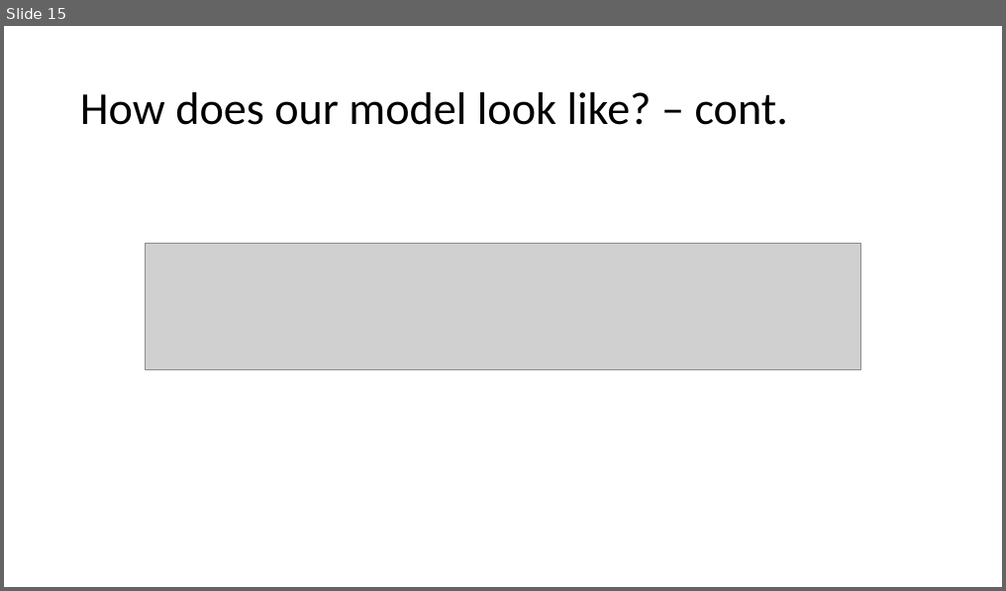
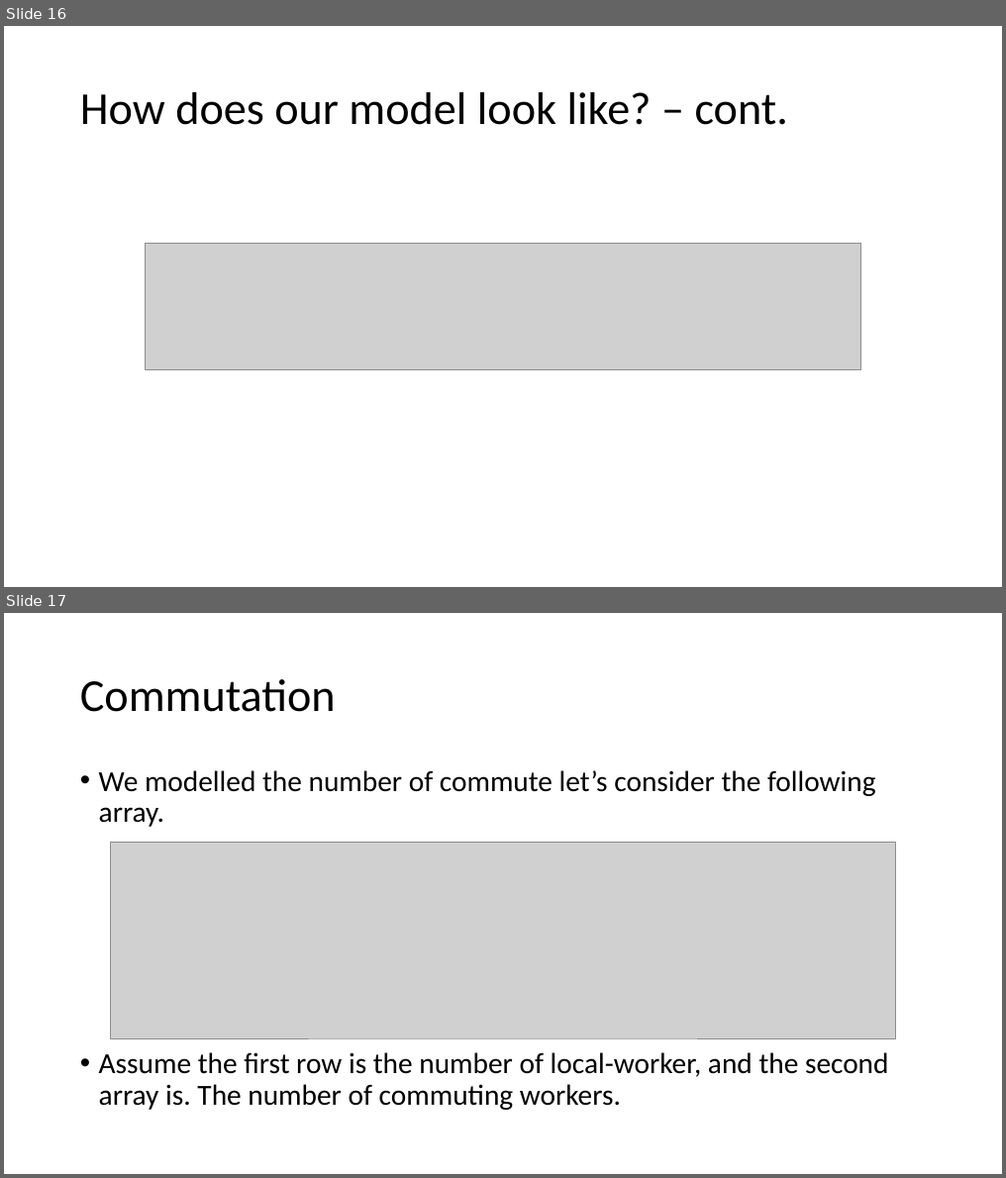
Before and after one commit to blairyeung/Commuting_TSF_SARS-Cov-2_model_master, a slide deck: SEIR model.pptx. Shown one above the other, each under a label of ours: slide 15 before the commit, slides 16 and 17 after it. The pictures are 1006x591 and 1006x1178 pixels, drawn with LibreOffice and Linux fonts; fonts in the diff are those of the drawing; grey boxes stand for pictures. Boxes give left, top, right and bottom in pixels: in the first picture for what was removed or moved away, otherwise in the second. Text is boxed around its words. In the diff, an @@ line names an element or a change of style, - is before the commit and + after.

```diff
--- a/SEIR model.pptx
+++ b/SEIR model.pptx
@@ slide 17 added at (4, 613, 1002, 1174), background #FFFFFF @@
@@ title added at (80, 679, 336, 712), 44 pt, text #000000 @@
+Commutation
@@ text added at (99, 770, 889, 1110), 28 pt, text #000000 @@
+• We modelled the number of commute let’s consider the following array.
+• Assume the first row is the number of local-worker, and the second array is. The number of commuting workers.
@@ picture added at (110, 842, 896, 1039) @@
@@ what was slide 15 is now slide 16 @@
```
Also in this commit, not shown: 3 other slides added, 1 slide removed, 8 other files.
